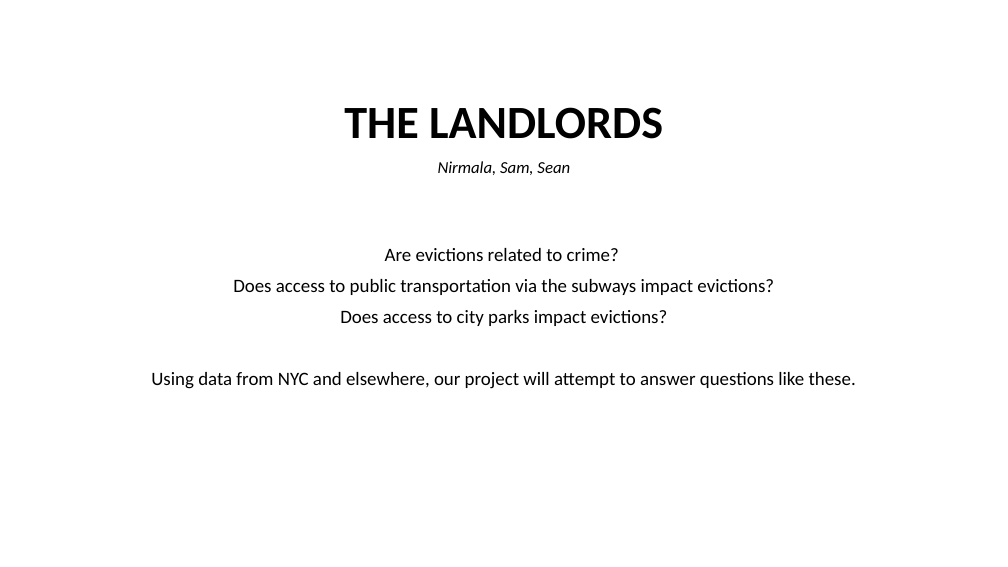
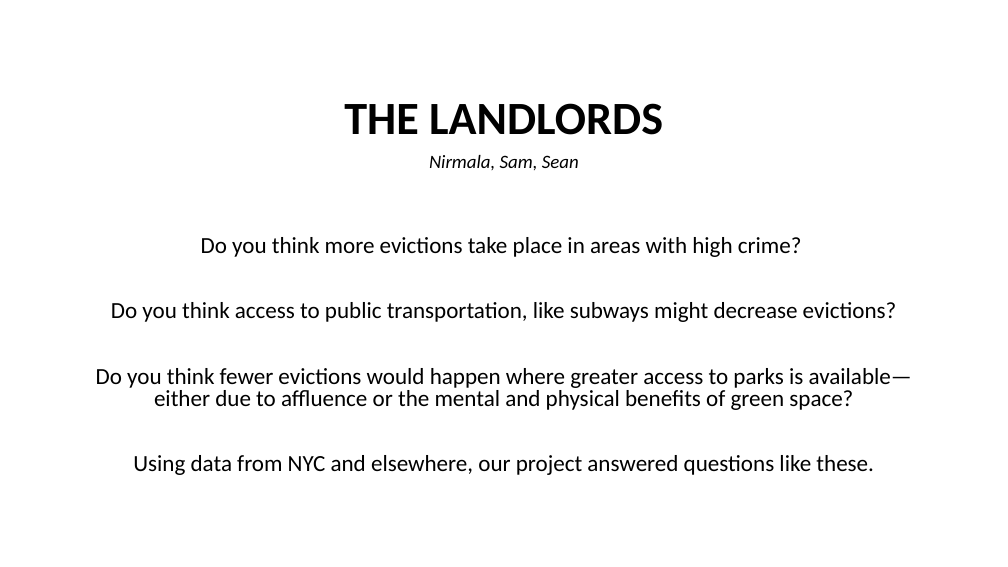
Before and after one commit to smaups/Project_1, a slide deck: slide 1 of proposal.pptx. Drawn at 1008x567 pixels with LibreOffice and Linux fonts; fonts in the diff are those of the drawing. Boxes give left, top, right and bottom in pixels: in the first picture for what was removed or moved away, otherwise in the second. Text is boxed around its words. In the diff, an @@ line names an element or a change of style, - is before the commit and + after.

```diff
--- a/proposal.pptx
+++ b/proposal.pptx
@@ text at bbox=[344, 103, 663, 170]: size 16 to 18 pt in "Nirmala, Sam, Sean"; line spacing 0.9 to 0.8 @@
@@ text at bbox=[96, 237, 912, 475]: text changed; size 18 to 22 pt @@
-Are evictions related to crime?
-Does access to public transportation via the subways impact evictions?
-Does access to city parks impact evictions?
-Using data from NYC and elsewhere, our project will attempt to answer questions like these.
+Do you think more evictions take place in areas with high crime?
+Do you think access to public transportation, like subways might decrease evictions?
+Do you think fewer evictions would happen where greater access to parks is available—either due to affluence or the mental and physical benefits of green space?
+Using data from NYC and elsewhere, our project answered questions like these.
```
Also in this commit, not shown: 5 other slides changed, 3 slides added, 2 slides removed, 2 other files.
